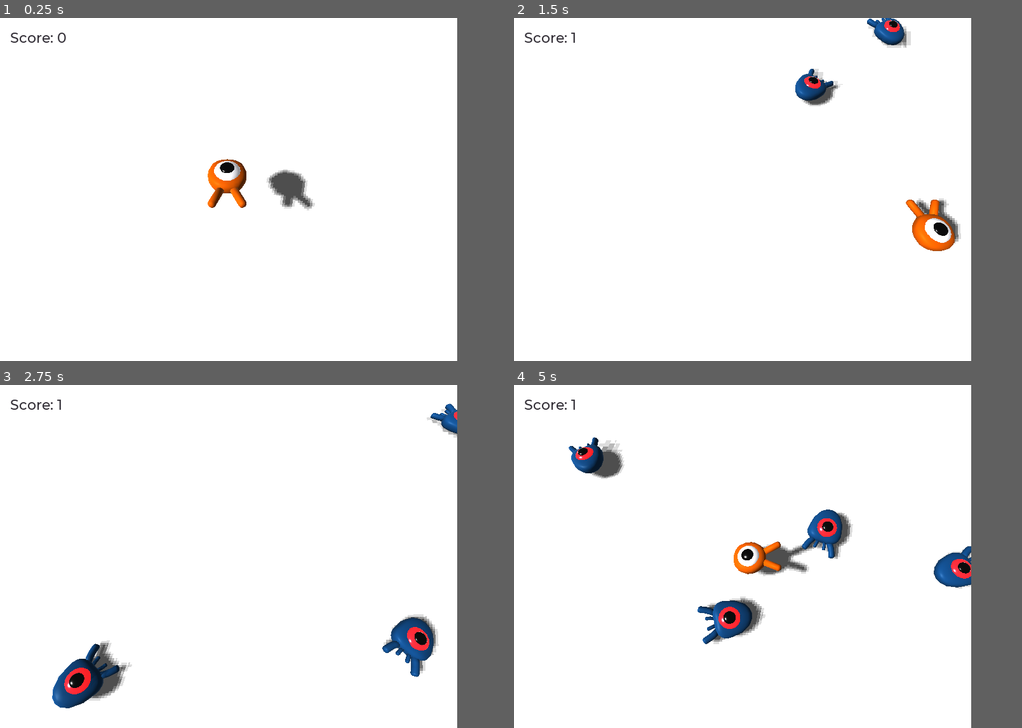
Above: before the commit, frames 1-4 (two rows, left to right).
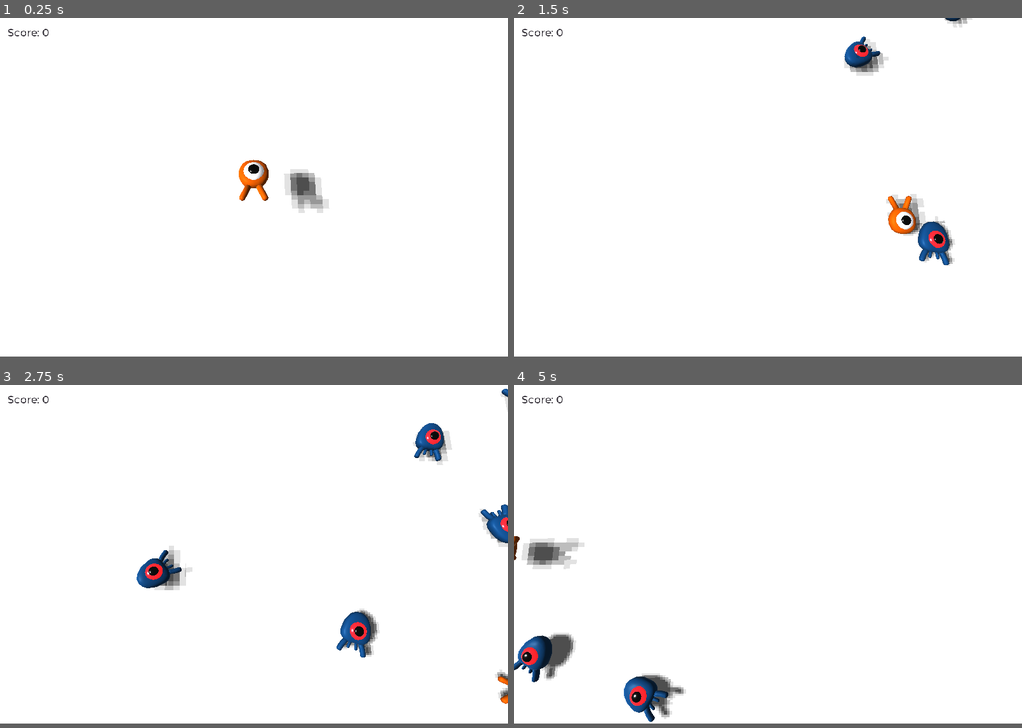
Above: after the commit, the same moments.

Repository: Morfeu12/squash_the_creeps
Game: Godot game, scene res://Main.tscn
The game is run twice, just before and just after one commit, with the same random seed, the same clock (stepped at 60 frames per second) and the same inputs.
Inputs:
- Up to frame 1 (0.25 s): no input
- Up to frame 2 (1.5 s): tap Enter (ui_accept) at 0.5 s; hold D (move_right) 0.53-1.28 s; tap Space (jump) at 0.77 s; hold Down (move_back) from 1.28 s (still down)
- Up to frame 3 (2.75 s): tap Space (jump) at 1.52 s; release Down (move_back) at 2.03 s; hold D (move_right) from 2.03 s (still down)
- Up to frame 4 (5 s): release D (move_right) at 2.78 s; hold Up (move_forward) 2.78-3.53 s; tap Space (jump) at 3.02, 3.77, 4.52 s; tap Enter (ui_accept) at 3.5 s; hold A (move_left) from 3.53 s (still down)
In our replay, the window is 720x540 before the commit and 800x533 after it. These sizes can differ from the game's own. Grey fills any space a smaller window leaves; there, only what the larger window draws over its background counts as a difference.

The runs differ from the first frame. In frame 1, 2.2% of the frame differs, in the area x 1-65%, y 3-57%; in frame 2, 3.8%; in frame 3, 6.3%; in frame 4, 7.8%, in the area x 0-90%, y 3-99%.

Commit message:
Release v1.0.3 - Exit screen and fix bug scene "Press start to retry"

Diff:
--- a/Main.tscn
+++ b/Main.tscn
@@ -1,11 +1,10 @@
-[gd_scene load_steps=14 format=2]
+[gd_scene load_steps=13 format=2]
 
 [ext_resource path="res://Player.tscn" type="PackedScene" id=1]
 [ext_resource path="res://Main.gd" type="Script" id=2]
 [ext_resource path="res://Mob.tscn" type="PackedScene" id=3]
 [ext_resource path="res://ScoreLabel.gd" type="Script" id=4]
 [ext_resource path="res://fonts/Montserrat-Medium.ttf" type="DynamicFontData" id=5]
-[ext_resource path="res://art/line.png" type="Texture" id=6]
 
 [sub_resource type="BoxShape" id=1]
 extents = Vector3( 30, 1, 30 )
@@ -20,7 +19,7 @@
 
 [sub_resource type="Curve3D" id=5]
 _data = {
-"points": PoolVector3Array( 0, 0, 0, 0, 0, 0, -17.9782, 0, -14.9644, 0, 0, 0, 0, 0, 0, 18.2382, 0, -15.2283, 0, 0, 0, 0, 0, 0, 11.1675, 0, 12.1316, 0, 0, 0, 0, 0, 0, -10.1927, 0, 12.0418, 0, 0, 0, 0, 0, 0, -17.9782, 0, -14.9644 ),
+"points": PoolVector3Array( 0, 0, 0, 0, 0, 0, -25, 0, -17, 0, 0, 0, 0, 0, 0, 25, 0, -17, 0, 0, 0, 0, 0, 0, 20, 0, 16, 0, 0, 0, 0, 0, 0, -20, 0, 16, 0, 0, 0, 0, 0, 0, -25, 0, -17 ),
 "tilts": PoolRealArray( 0, 0, 0, 0, 0 )
 }
 
@@ -47,39 +46,39 @@
 mesh = SubResource( 2 )
 
 [node name="DirectionalLight" type="DirectionalLight" parent="."]
-transform = Transform( -0.00941283, -0.7219, -0.691933, 0.241987, -0.673041, 0.698898, -0.970234, -0.16086, 0.181026, 1.46224, 25.4381, 16.1894 )
+transform = Transform( -0.00941283, -0.7219, -0.691933, -0.0173735, -0.691741, 0.721936, -0.999805, 0.0188168, -0.00603071, 0.46224, 27.4381, -27.8106 )
 shadow_enabled = true
 
 [node name="Player" parent="." instance=ExtResource( 1 )]
 transform = Transform( 1, 0, 0, 0, 0.998272, -0.0587663, 0, 0.0587663, 0.998272, 0, 6.04921, 0 )
 
 [node name="CameraPivot" type="Position3D" parent="."]
-transform = Transform( 1, 0, 0, 0, 0.555396, 0.831586, 0, -0.831586, 0.555396, 0.0305328, 2.88439, 0.509008 )
+transform = Transform( 1, 0, 0, 0, 0.555396, 0.831586, 0, -0.831586, 0.555396, 0, -5, 7.5 )
 
 [node name="Camera" type="Camera" parent="CameraPivot"]
-transform = Transform( 1, -2.98023e-08, -7.45058e-09, 3.07152e-08, 0.965926, 0.258819, -5.16692e-10, -0.258819, 0.965926, 0.0235648, 4.0041, 13.3715 )
+transform = Transform( 1, 0, 0, 0, 0.906308, 0.422618, 0, -0.422618, 0.906308, 0, 17.6395, 18.6006 )
 
 [node name="Cylinders" type="Spatial" parent="."]
 transform = Transform( 1, 0, 0, 0, 1, 0, 0, 0, 1, -12, 0, -6 )
 visible = false
 
 [node name="MeshInstance" type="MeshInstance" parent="Cylinders"]
-transform = Transform( 1, 0, 0, 0, 1, 0, 0, 0, 1, -6, 3, -10 )
+transform = Transform( 1, 0, 0, 0, 1, 0, 0, 0, 1, -13, 0, -12 )
 mesh = SubResource( 3 )
 material/0 = SubResource( 4 )
 
 [node name="MeshInstance2" type="MeshInstance" parent="Cylinders"]
-transform = Transform( 1, 0, 0, 0, 1, 0, 0, 0, 1, 1.7, 3, 17 )
+transform = Transform( 1, 0, 0, 0, 1, 0, 0, 0, 1, -8.3, 0, 21 )
 mesh = SubResource( 3 )
 material/0 = SubResource( 4 )
 
 [node name="MeshInstance3" type="MeshInstance" parent="Cylinders"]
-transform = Transform( 1, 0, 0, 0, 1, 0, 0, 0, 1, 30, 3, -10.2636 )
+transform = Transform( 1, 0, 0, 0, 1, 0, 0, 0, 1, 37, 0, -12.2636 )
 mesh = SubResource( 3 )
 material/0 = SubResource( 4 )
 
 [node name="MeshInstance4" type="MeshInstance" parent="Cylinders"]
-transform = Transform( 1, 0, 0, 0, 1, 0, 0, 0, 1, 23, 3, 17 )
+transform = Transform( 1, 0, 0, 0, 1, 0, 0, 0, 1, 32, 0, 21 )
 mesh = SubResource( 3 )
 material/0 = SubResource( 4 )
 
@@ -112,7 +111,7 @@
 [node name="Retry" type="ColorRect" parent="UserInterface"]
 anchor_right = 1.0
 anchor_bottom = 1.0
-color = Color( 0.113725, 0.109804, 0.121569, 0.470588 )
+color = Color( 0.113725, 0.109804, 0.121569, 0.682353 )
 
 [node name="Label" type="Label" parent="UserInterface/Retry"]
 anchor_left = 0.5
@@ -125,10 +124,5 @@
 margin_bottom = 14.0
 text = "Press enter to retry"
 
-[node name="Sprite" type="Sprite" parent="UserInterface/Retry"]
-position = Vector2( 363, 319 )
-scale = Vector2( 0.274398, 0.959999 )
-texture = ExtResource( 6 )
-
 [connection signal="hit" from="Player" to="." method="_on_Player_hit"]
 [connection signal="timeout" from="MobTimer" to="." method="_on_MobTimer_timeout"]
--- a/Player.gd
+++ b/Player.gd
@@ -75,3 +75,7 @@
 
 func _on_MobDetector_body_entered(body):
 	die()
+
+
+func _on_VisibilityNotifier_screen_exited():
+	die()
--- a/Player.tscn
+++ b/Player.tscn
@@ -93,4 +93,7 @@
 anims/RESET = SubResource( 3 )
 anims/float = SubResource( 4 )
 
+[node name="VisibilityNotifier" type="VisibilityNotifier" parent="."]
+
 [connection signal="body_entered" from="MobDetector" to="." method="_on_MobDetector_body_entered"]
+[connection signal="screen_exited" from="VisibilityNotifier" to="." method="_on_VisibilityNotifier_screen_exited"]
--- a/project.godot
+++ b/project.godot
@@ -28,8 +28,8 @@
 
 [display]
 
-window/size/width=720
-window/size/height=540
+window/size/width=1080
+window/size/height=720
 
 [input]
 
Not shown, added: docs/index.apple-touch-icon.png.import
Not shown, added: docs/index.icon.png.import
Not shown, added: docs/index.png.import
